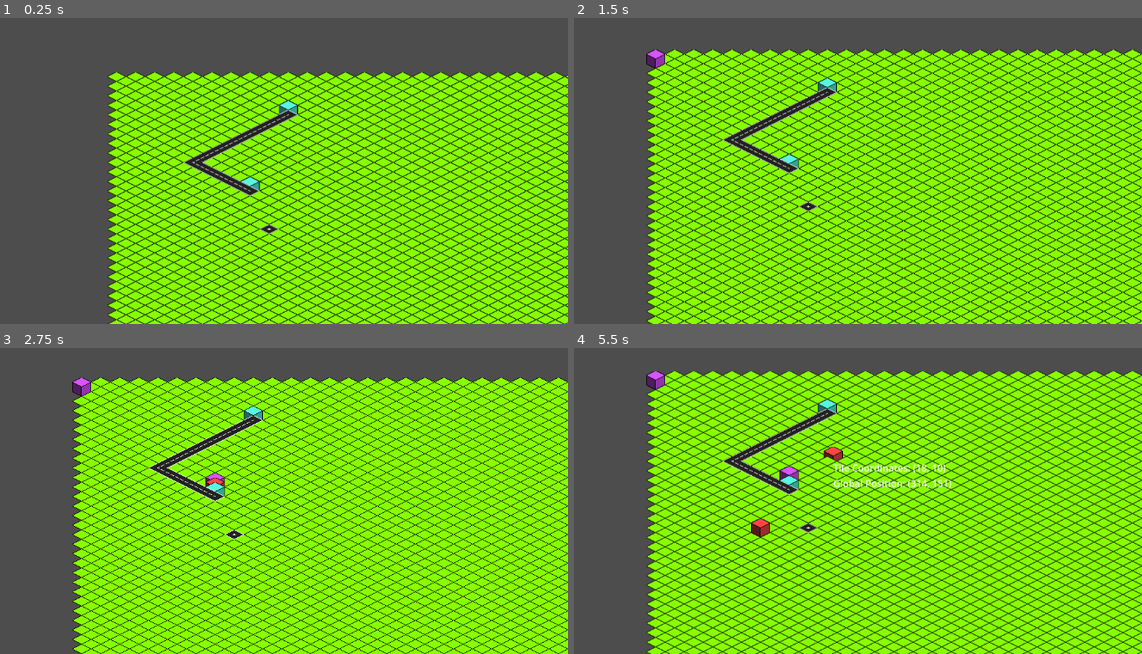
Above: before the commit, frames 1-4 (two rows, left to right).
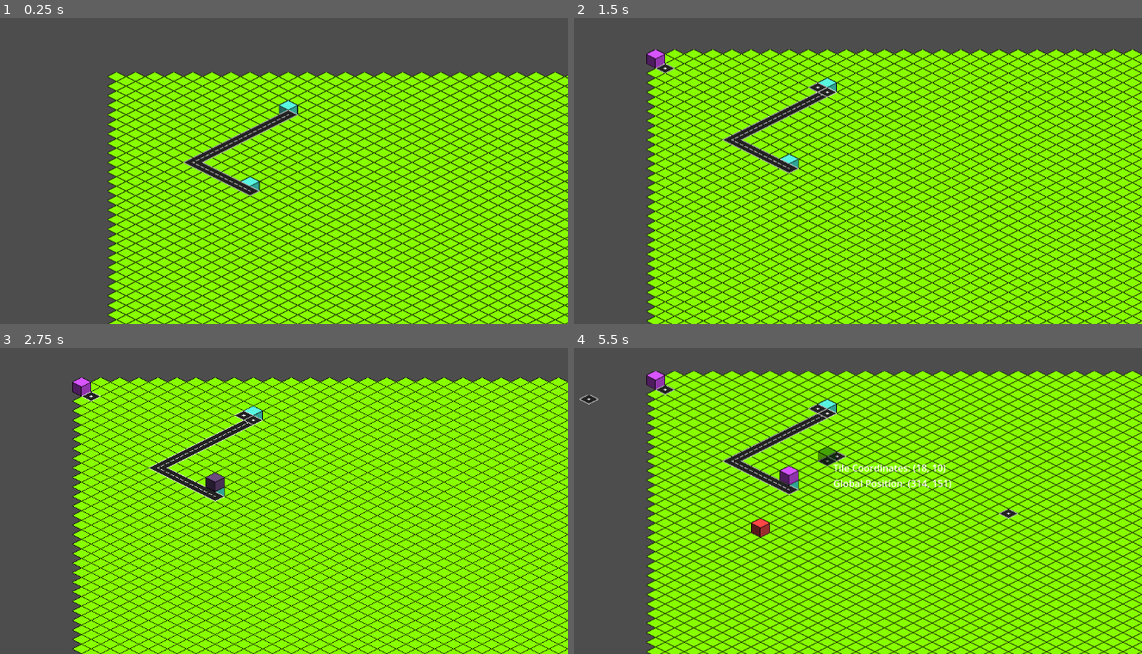
Above: after the commit, the same moments.

Repository: vperezlopez/TFG_Informatica
Game: Godot game, scene res://Nodes/world.tscn
Same seed, same stepped clock (60 frames per second), same inputs: the game is played once before the commit and once after it.
Inputs (mouse positions are in pixels of both pictures, inside the frame that each line leads up to):
- Up to frame 1 (0.25 s): no input
- Up to frame 2 (1.5 s): tap Enter at 0.5 s; move the mouse to (664, 70) at 0.52 s; hold D 0.53-1.28 s; tap R at 0.6 s; click (664, 70) at 0.67 s; tap F at 0.8, 1.35 s; move the mouse to (829, 91) at 1.27 s; hold Down from 1.28 s (still down); click (829, 91) at 1.42 s
- Up to frame 3 (2.75 s): tap R at 1.55, 2.1 s; move the mouse to (215, 491) at 2.02 s; release Down at 2.03 s; hold D from 2.03 s (still down); click (215, 491) at 2.17 s; tap F at 2.3 s
- Up to frame 4 (5.5 s): tap Space at 2.75, 4.25 s; move the mouse to (767, 537) at 2.77 s; release D at 2.78 s; hold W 2.78-3.53 s; tap F at 2.85, 3.8, 5.3 s; click (767, 537) at 2.92 s; tap R at 3.05, 4.55, 5.1 s; tap Enter at 3.5, 5 s; move the mouse to (1005, 519) at 3.52 s; hold Left 3.53-5.03 s; tap K at 3.6 s; click (1005, 519) at 3.67 s; move the mouse to (591, 403) at 4.27 s; tap C at 4.35 s; click (591, 403) at 4.42 s; move the mouse to (835, 461) at 5.02 s; hold Down from 5.03 s (still down); click (835, 461) at 5.17 s

The runs differ from the first frame. In frame 1, less than 0.1% of the frame differs, in the area x 45-50%, y 67-71%; in frame 2, 0.2%; in frame 3, 0.4%; in frame 4, 0.6%, in the area x 0-79%, y 12-62%.

Commit message:
Building Mode + Preliminary Road Building
Check why hue never appears red
Also, much to do to fully implement road building.

Diff:
--- a/Nodes/map.gd
+++ b/Nodes/map.gd
@@ -12,36 +12,23 @@
 
 enum PATH {ROAD = 1, RAILWAY = 2}
 
-var altitude = FastNoiseLite.new()
 var map_width = 0
 var map_height = 0
 
-var base_grass = Vector2i(0, 1)
-var alternative_grass := [
-	Vector2i(1, 1),
-	Vector2i(2, 1),
-	Vector2i(3, 1),
-	Vector2i(0, 3),
-	Vector2i(1, 3),
-	Vector2i(2, 3)
-]
-var alternative_grass_chance = 0.06
-
-var debug_enabled = false
-
 var occupied_tiles : Dictionary = {}
 
-
-
-var build : Actor_Static
-
+var mouse_tile : Vector2i
+var selected_building : Actor_Static
+var debug_enabled : bool = false
+var build_road : bool = false
 # Called when the node enters the scene tree for the first time.
 func _ready():
 	pass
-	#generate_map(get_parent().map_width, get_parent().map_height)
 
 func initialize(width : int, height : int, n_cities : int, n_explotations : int, n_harbors : int):
-	generate_map(width, height)
+	map_width = width
+	map_height = height
+	generate_map(map_width, map_height)
 	generate_actors_static(city, n_cities)
 	generate_actors_static(explotation, n_explotations)
 	generate_actors_static(harbor, n_harbors)
@@ -58,8 +45,20 @@
 		$CursorLabel.text = "Tile Coordinates: (" + str(map_pos.x) + ", " + str(map_pos.y + 1) + ")\n" + \
 							"Global Position: (" + str(roundf(world_pos.x)) + ", " + str(roundf(world_pos.y)) + ")"
 
-	if build:
-		build.position = get_global_mouse_position()
+	mouse_tile = local_to_map(get_global_mouse_position())
+	if selected_building:
+		selected_building.position = map_to_local(mouse_tile)
+		if !valid_position(selected_building.position.x, selected_building.position.y):
+			selected_building.sprite.self_modulate = '#ff00007f'
+		else:
+			selected_building.sprite.self_modulate = '#00ff007f'
+
+	if build_road:
+		print('build road')
+		print(mouse_tile)
+		set_cell(2, mouse_tile, 2, Vector2i(3, 1))
+
+# GENERATION FUNCTIONS
 
 func generate_map(width : int, height : int):
 	map_width = width
@@ -67,13 +66,50 @@
 	for x in range (width):
 		for y in range (floor(height/2)):
 			set_cell(0, Vector2i(x, y), 1, Vector2i(0, 3))
-	set_cell(1, Vector2i(16, 16), 2, Vector2i(3, 1))
 
 func generate_actors_static(actor_static_class, n : int):
 	for i in range(n):
 		var static_actor_instance = actor_static_class.instantiate()
 		add_child(static_actor_instance)
 		place_actor_static(static_actor_instance)
+
+func generate_roads(start_pos : Vector2i = Vector2i(-1, -1), end_pos : Vector2i = Vector2i(-1, -1)) :
+	if start_pos == Vector2i(-1, -1):
+		start_pos = occupied_tiles.keys()[0]
+	if end_pos == Vector2i(-1, -1):
+		end_pos = occupied_tiles.keys()[1]
+	var path = a_star_search(start_pos, end_pos)
+	draw_roads(path)
+
+
+# PLACING FUNCTIONS
+
+func place_actor_static(actor_static_instance : Actor_Static, pos : Vector2i = Vector2i(-1, -1)):
+	if pos == Vector2i(-1, -1):
+		pos = get_random_pos()
+	if valid_position(pos[0], pos[1]):
+		actor_static_instance.position = map_to_local(pos)
+		occupied_tiles[pos] = actor_static_instance
+
+func draw_roads(path):
+	for pos in path:
+		print(pos)
+	set_cells_terrain_path(1, path, 0, 0)
+
+
+# BUILDING FUNCTIONS
+
+func building_mode(actor_static_instance : Actor_Static):
+	if selected_building:
+		remove_child(selected_building)
+	selected_building = actor_static_instance
+	add_child(selected_building)
+	selected_building.z_index = 2
+
+func cancel_building_mode():
+	if selected_building:
+		remove_child(selected_building)
+	selected_building = null
 
 func build_actor_static(actor_static_instance : Actor_Static) -> bool:
 	var pos = local_to_map(get_global_mouse_position())
@@ -82,12 +118,10 @@
 		place_actor_static(actor_static_instance, pos)
 	return valid
 
-func place_actor_static(actor_static_instance : Actor_Static, pos : Vector2i = Vector2i(-1, -1)):
-	if pos == Vector2i(-1, -1):
-		pos = get_random_pos()
-	if valid_position(pos[0], pos[1]):
-		actor_static_instance.position = map_to_local(pos)
-		occupied_tiles[pos] = actor_static_instance
+func building_mode_road():
+	build_road = true
+
+# UTILITIES
 
 func get_random_pos() -> Vector2i:
 	var rand_x = -1
@@ -102,117 +136,9 @@
 		return false
 	return x > -1 and y > -1
 
-func generate_roads() :
-	var start_pos = occupied_tiles.keys()[0]
-	var end_pos = occupied_tiles.keys()[1]
-	var path = a_star_search(start_pos, end_pos)
-	draw_roads(path)
-
-func a_star_search(start, goal):
-	var open_set = PriorityQueue.new()
-	open_set.push(start, 0)
-
-	var came_from = {}
-	var cost_so_far = {}
-	var last_dir = {}
-	came_from[start] = null
-	cost_so_far[start] = 0
-	last_dir[start] = null
-
-	while not open_set.empty():
-		var current = open_set.pop()
-		if current == goal:
-			break
-
-		for next in get_neighbors(current):
-			var direction = calc_dir(current, next)
-			var new_cost = cost_so_far[current] + movement_cost(current, next, last_dir[current], direction)
-			if current.y < 12 and current.y > 5:
-				pass
-				#print('Current: ' + str(current) + ', Next: ' + str(next) + ', Cost: ' + str(movement_cost(current, next, last_dir[current], direction)) + ', New_dir: ' + str(direction != last_dir[current]))
-			if direction == last_dir[current]:
-				pass
-				#print('Current: ' + str(current) + ', Next: ' + str(next) + ', New_dir: ' + str(direction != last_dir[current]))
-
-			if not cost_so_far.has(next) or new_cost < cost_so_far[next]:
-				cost_so_far[next] = new_cost
-				var priority = new_cost + heuristic(goal, next, last_dir[current], direction)
-				open_set.push(next, priority)
-				came_from[next] = current
-				last_dir[next] = direction
-				#print('Current: ' + str(current) + ', Next: '+ str(next) + ', Priority: ' + str(priority) + ', Heuristic: ' + str(heuristic(goal, next, last_dir[current], direction)) + ', Cost so far: ' + str(cost_so_far[next]))
-
-	return reconstruct_path(came_from, start, goal)
-
-
-func get_neighbors(node : Vector2i):
-	var mod = node.x % 2
-	var neighbors = []
-
-	var directions = [
-		Vector2i(-1, mod -1),	# Top-left
-		Vector2i(+1, mod -1),	# Top-right
-		Vector2i(-1, mod),		# Bottom-left
-		Vector2i(+1, mod)		# Bottom-right
-	]
-
-	for dir in directions:
-		var neighbor = node + dir
-		if is_valid_position(neighbor):
-			neighbors.append(neighbor)
-	return neighbors
-
-func calc_dir(current : Vector2i, next : Vector2i) -> Vector2i :
-	var x_dir = next.x - current.x
-	var y_dir = next.y - current.y
-	var mod = (current.x % 2) * x_dir
-	return Vector2i(x_dir, y_dir + mod)
-
-func movement_cost(from, to, last_dir, dir):
-	var cost = 10 #MOVE_COST
-	if dir != last_dir: cost += 5
-	return cost
-
-
-func heuristic(a, b, last_dir, dir):
-	var h = abs(a.x - b.x) + abs(a.y - b.y)
-	if dir != last_dir: h += 5
-	return h
-
-
-func reconstruct_path(came_from, start, goal):
-	var current = goal
-	var path = [current]
-	while current != start:
-		current = came_from[current]
-		path.append(current)
-
-	path.reverse()
-	return path
-
-
-func is_valid_position(pos):
-	return pos.x >= 0 and pos.y >= 0 and pos.x < map_width and pos.y < map_height
-
-func draw_roads(path):
-	for pos in path:
-		print(pos)
-	set_cells_terrain_path(1, path, 0, 0)
-
-
-func building_mode(actor_static_instance : Actor_Static):
-	print('Building mode: engaged')
-	if build:
-		remove_child(build)
-	build = actor_static_instance
-	add_child(build)
-
-func cancel_building_mode():
-	if build:
-		remove_child(build)
-	build = null
-
-
+
+
+# INPUT_HANDLERS
 
 func _input(event):
 	if event is InputEventKey:
@@ -231,15 +157,108 @@
 			if event.keycode == KEY_C:
 				for child in get_children():
 					print(child.get_class)
+			if event.keycode == KEY_R:
+				print('Building road')
+				building_mode_road()
 
 	if event is InputEventMouseButton and event.pressed:
 		if event.button_index == MOUSE_BUTTON_LEFT:
-			if build:
-				var placed = build_actor_static(build)
+			if selected_building:
+				selected_building.sprite.self_modulate = '#ffffffff'
+				var placed = build_actor_static(selected_building)
 				if !placed:
 					cancel_building_mode()
-				build = null
+				selected_building = null
 
 		if event.button_index == MOUSE_BUTTON_RIGHT:
-			if build:
+			if selected_building:
 				cancel_building_mode()
+
+
+# A* Algorithm PENDING IMPROVEMENTS TO GENERATE STRAIGHT ROADS MORE OFTEN
+
+func a_star_search(start, goal):
+	var open_set = PriorityQueue.new()
+	open_set.push(start, 0)
+
+	var came_from = {}
+	var cost_so_far = {}
+	var last_dir = {}
+	came_from[start] = null
+	cost_so_far[start] = 0
+	last_dir[start] = null
+
+	while not open_set.empty():
+		var current = open_set.pop()
+		if current == goal:
+			break
+
+		for next in get_neighbors(current):
+			var direction = calc_dir(current, next)
+			var new_cost = cost_so_far[current] + movement_cost(current, next, last_dir[current], direction)
+			if current.y < 12 and current.y > 5:
+				pass
+				#print('Current: ' + str(current) + ', Next: ' + str(next) + ', Cost: ' + str(movement_cost(current, next, last_dir[current], direction)) + ', New_dir: ' + str(direction != last_dir[current]))
+			if direction == last_dir[current]:
+				pass
+				#print('Current: ' + str(current) + ', Next: ' + str(next) + ', New_dir: ' + str(direction != last_dir[current]))
+
+			if not cost_so_far.has(next) or new_cost < cost_so_far[next]:
+				cost_so_far[next] = new_cost
+				var priority = new_cost + heuristic(goal, next, last_dir[current], direction)
+				open_set.push(next, priority)
+				came_from[next] = current
+				last_dir[next] = direction
+				#print('Current: ' + str(current) + ', Next: '+ str(next) + ', Priority: ' + str(priority) + ', Heuristic: ' + str(heuristic(goal, next, last_dir[current], direction)) + ', Cost so far: ' + str(cost_so_far[next]))
+
+	return reconstruct_path(came_from, start, goal)
+
+
+func get_neighbors(node : Vector2i):
+	var mod = node.x % 2
+	var neighbors = []
+
+	var directions = [
+		Vector2i(-1, mod -1),	# Top-left
+		Vector2i(+1, mod -1),	# Top-right
+		Vector2i(-1, mod),		# Bottom-left
+		Vector2i(+1, mod)		# Bottom-right
+	]
+
+	for dir in directions:
+		var neighbor = node + dir
+		if is_valid_position(neighbor):
+			neighbors.append(neighbor)
+	return neighbors
+
+func calc_dir(current : Vector2i, next : Vector2i) -> Vector2i :
+	var x_dir = next.x - current.x
+	var y_dir = next.y - current.y
+	var mod = (current.x % 2) * x_dir
+	return Vector2i(x_dir, y_dir + mod)
+
+func movement_cost(from, to, last_dir, dir):
+	var cost = 10 #MOVE_COST
+	if dir != last_dir: cost += 5
+	return cost
+
+
+func heuristic(a, b, last_dir, dir):
+	var h = abs(a.x - b.x) + abs(a.y - b.y)
+	if dir != last_dir: h += 5
+	return h
+
+
+func reconstruct_path(came_from, start, goal):
+	var current = goal
+	var path = [current]
+	while current != start:
+		current = came_from[current]
+		path.append(current)
+
+	path.reverse()
+	return path
+
+
+func is_valid_position(pos):
+	return pos.x >= 0 and pos.y >= 0 and pos.x < map_width and pos.y < map_height
--- a/Nodes/world.gd
+++ b/Nodes/world.gd
@@ -15,51 +15,9 @@
 	map.initialize(map_width, map_height, n_cities, n_explotations, n_harbors)
 	add_child(map)
 
-
-
-
-	#var map = $map
-	#map.generate_map(map_width, map_height)
-	#generate_cities(n_cities)
-	#generate_actors_static()
-	#
-	#var c1 = city.instantiate()
-	#var c2 = city.instantiate()
-	#add_child(c1)
-	#add_child(c2)
-	#$map.place_actor_static(c1, Vector2i(8, 8))
-	#$map.place_actor_static(c2, Vector2i(32, 8))
-	#map.generate_roads()
-	#
-	#for e in $map.occupied_tiles:
-		#var actor = $map.occupied_tiles.get(e)
-		#if actor is City: print('City')
-		#if actor is Explotation: print('Explotation')
-		#if actor is Harbor: print('Harbor')
-
-
-
 # Called every frame. 'delta' is the elapsed time since the previous frame.
 func _process(delta):
 	pass
-
-#func generate_cities(n : int):
-	#for i in range(n):
-		#var city_instance = city.instantiate()
-		#add_child(city_instance)
-		##$map.place_city_random(city_instance)
-		#$map.place_actor_static(city_instance)
-#
-#func generate_actors_static():
-	#for i in range(n_explotations):
-		#var explotation_instance = explotation.instantiate()
-		#add_child(explotation_instance)
-		#$map.place_actor_static(explotation_instance)
-	#
-	#for i in range(n_harbors):
-		#var harbor_instance = harbor.instantiate()
-		#add_child(harbor_instance)
-		#$map.place_actor_static(harbor_instance)
 
 func _on_control_gui_input(event):
 	if event is InputEventMouseButton and event.button_index == 1 and event.pressed:
Not shown, added: Nodes/map52F2.tmp
